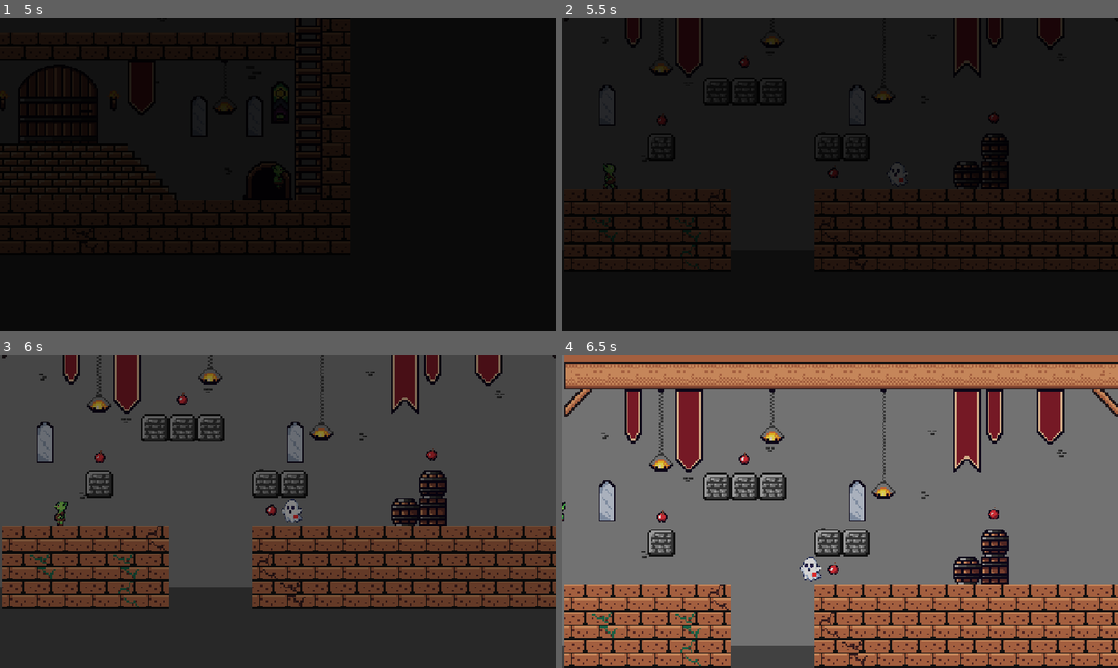
Above: before the commit, frames 1-4 (two rows, left to right).
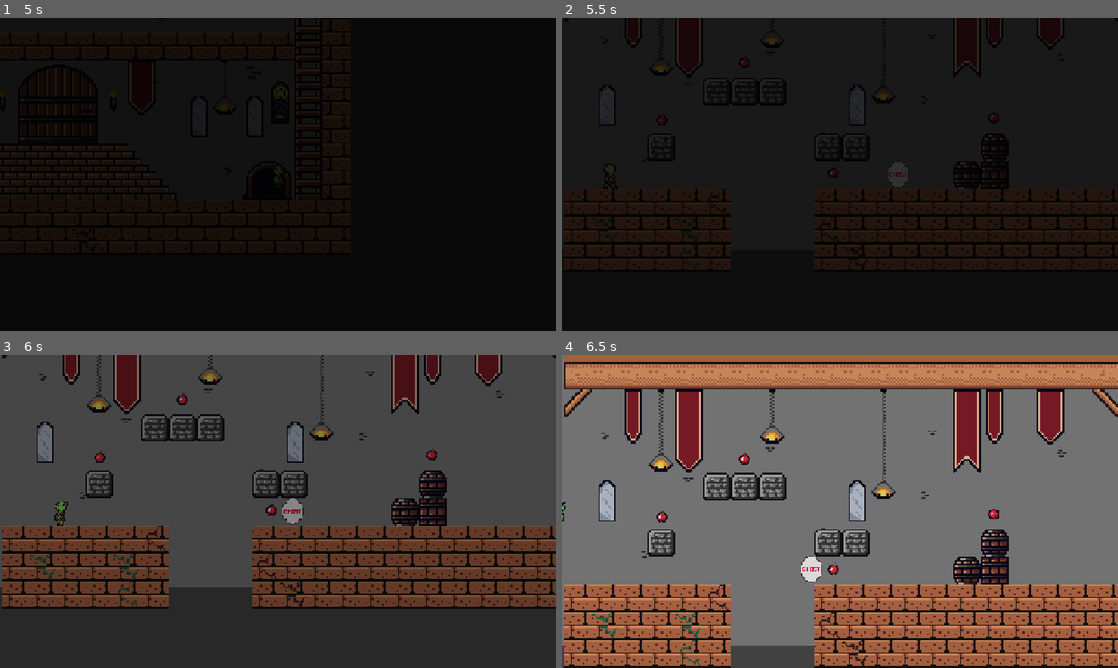
Above: after the commit, the same moments.

Repository: RealAmandaLive/OrcBurp
Game: Godot game, scene res://scenes/main.tscn
Two runs of this game, one before a commit and one after it. Both use one fixed random seed, a clock stepped at 60 frames per second and the inputs below.
Inputs:
- Up to frame 1 (5 s): hold Right (right) 0.53-2.03 s; tap Space (jump) at 0.77, 1.52, 3.02, 3.77, 4.52 s; hold Left (left) 2.03-2.78 s; hold Right (right) 2.78-4.28 s; hold Left (left) from 4.28 s (still down)
- Up to frame 2 (5.5 s): release Left (left) at 5.03 s; hold Right (right) from 5.03 s (still down)
- Up to frame 3 (6 s): release Right (right) at 5.78 s; hold Left (left) from 5.78 s (still down)
- Up to frame 4 (6.5 s): keep holding Left (left); tap Space (jump) at 6.02 s

Frame 1 is identical in both runs. In frame 2, less than 0.1% of the frame differs, in the area x 58-63%, y 46-54%; in frame 3, 0.2%; in frame 4, 0.2%, in the area x 42-47%, y 64-73%.

Commit message:
Replaced Ghost Placeholder
now it egg

Diff:
--- a/orc-burp-godot/scenes/ghost.tscn
+++ b/orc-burp-godot/scenes/ghost.tscn
@@ -11,14 +11,6 @@
 atlas = ExtResource("1_t76o2")
 region = Rect2(32, 0, 32, 32)
 
-[sub_resource type="AtlasTexture" id="AtlasTexture_veat2"]
-atlas = ExtResource("1_t76o2")
-region = Rect2(64, 0, 32, 32)
-
-[sub_resource type="AtlasTexture" id="AtlasTexture_5mfnq"]
-atlas = ExtResource("1_t76o2")
-region = Rect2(96, 0, 32, 32)
-
 [sub_resource type="SpriteFrames" id="SpriteFrames_luolt"]
 animations = [{
 "frames": [{
@@ -27,12 +19,6 @@
 }, {
 "duration": 1.0,
 "texture": SubResource("AtlasTexture_bbnym")
-}, {
-"duration": 1.0,
-"texture": SubResource("AtlasTexture_veat2")
-}, {
-"duration": 1.0,
-"texture": SubResource("AtlasTexture_5mfnq")
 }],
 "loop": 1,
 "name": &"float",
Binary file changed: orc-burp-godot/assets/ghostPlaceholder.png
